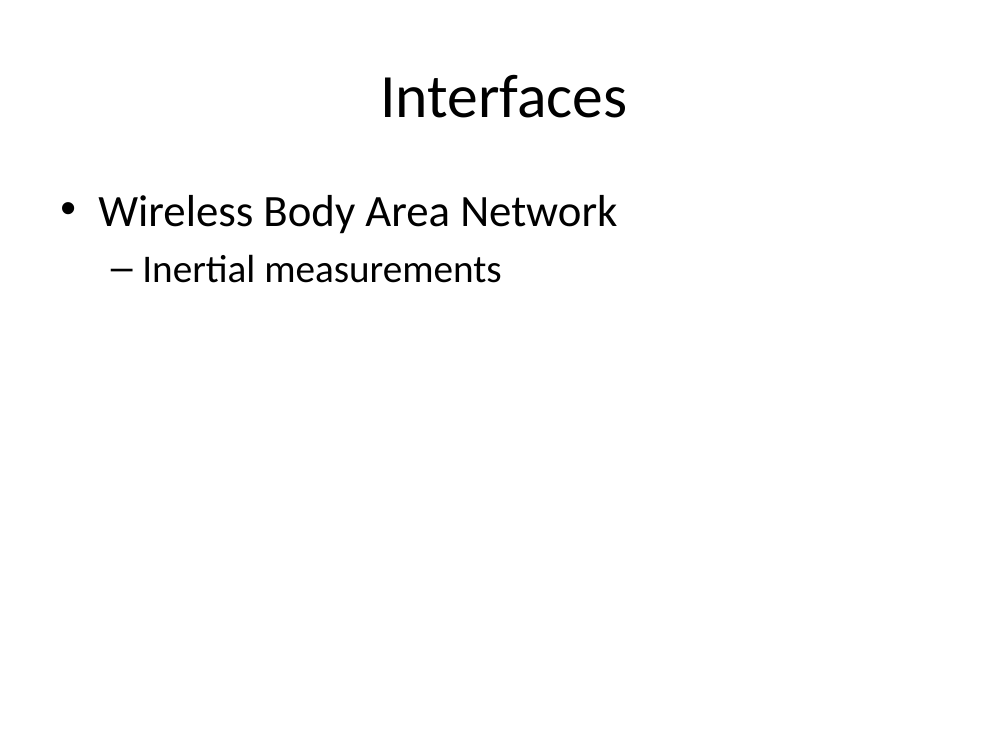
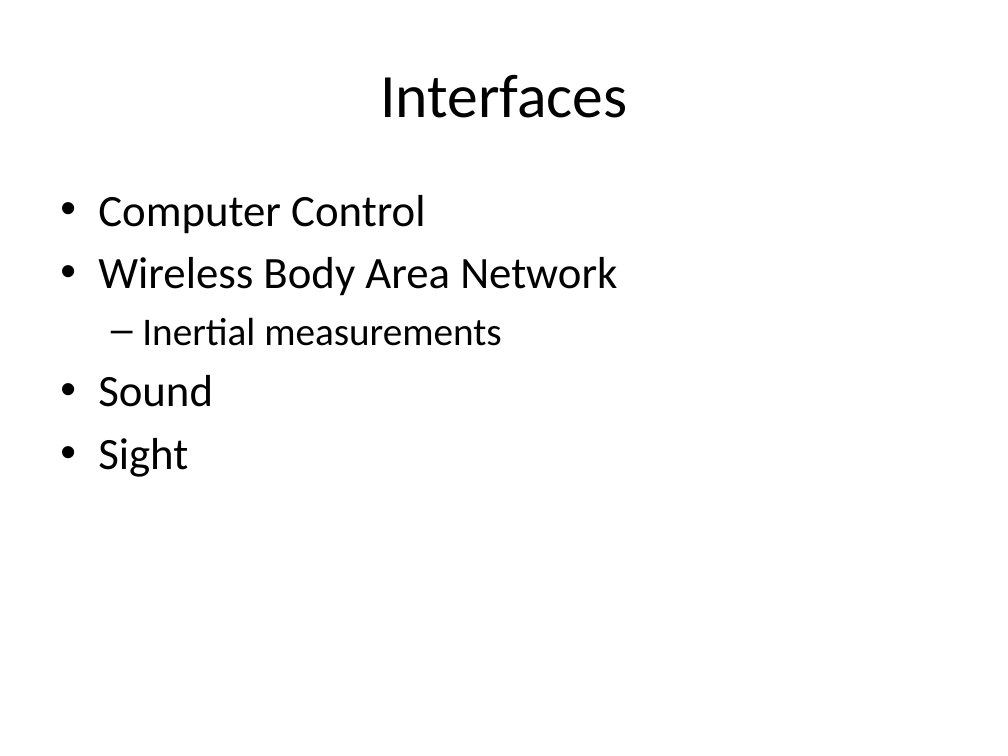
Before and after one commit to AlexJaeger/presfyp, a slide deck: slide 3 of midas/midas_pres.pptx. Drawn at 1008x756 pixels with LibreOffice and Linux fonts; fonts in the diff are those of the drawing. Boxes give left, top, right and bottom in pixels: in the first picture for what was removed or moved away, otherwise in the second. Text is boxed around its words. In the diff, an @@ line names an element or a change of style, - is before the commit and + after.

```diff
--- a/midas/midas_pres.pptx
+++ b/midas/midas_pres.pptx
@@ text at (x1=98, y1=195, x2=425, y2=234): paragraph added @@
+• Computer Control
@@ text at (x1=98, y1=375, x2=213, y2=477): paragraphs added @@
+• Sound
+• Sight
```
Also in this commit, not shown: 3 other slides changed, 4 slides added, 2 slides removed.
